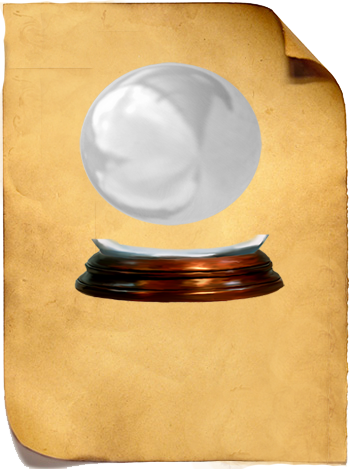
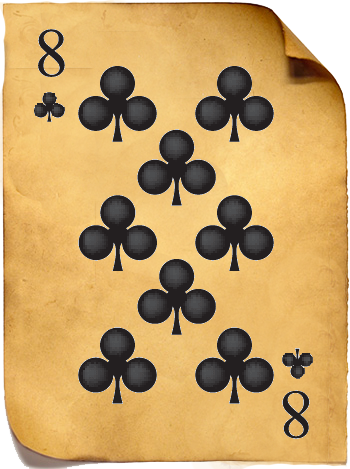
Two versions of the same layered image (350 x 469). Layer-by-layer changes:
added layer "Layer 27" above "Layer 26" over (16, 10, 333, 453)
hid "Layer 9" over (74, 62, 285, 303)
